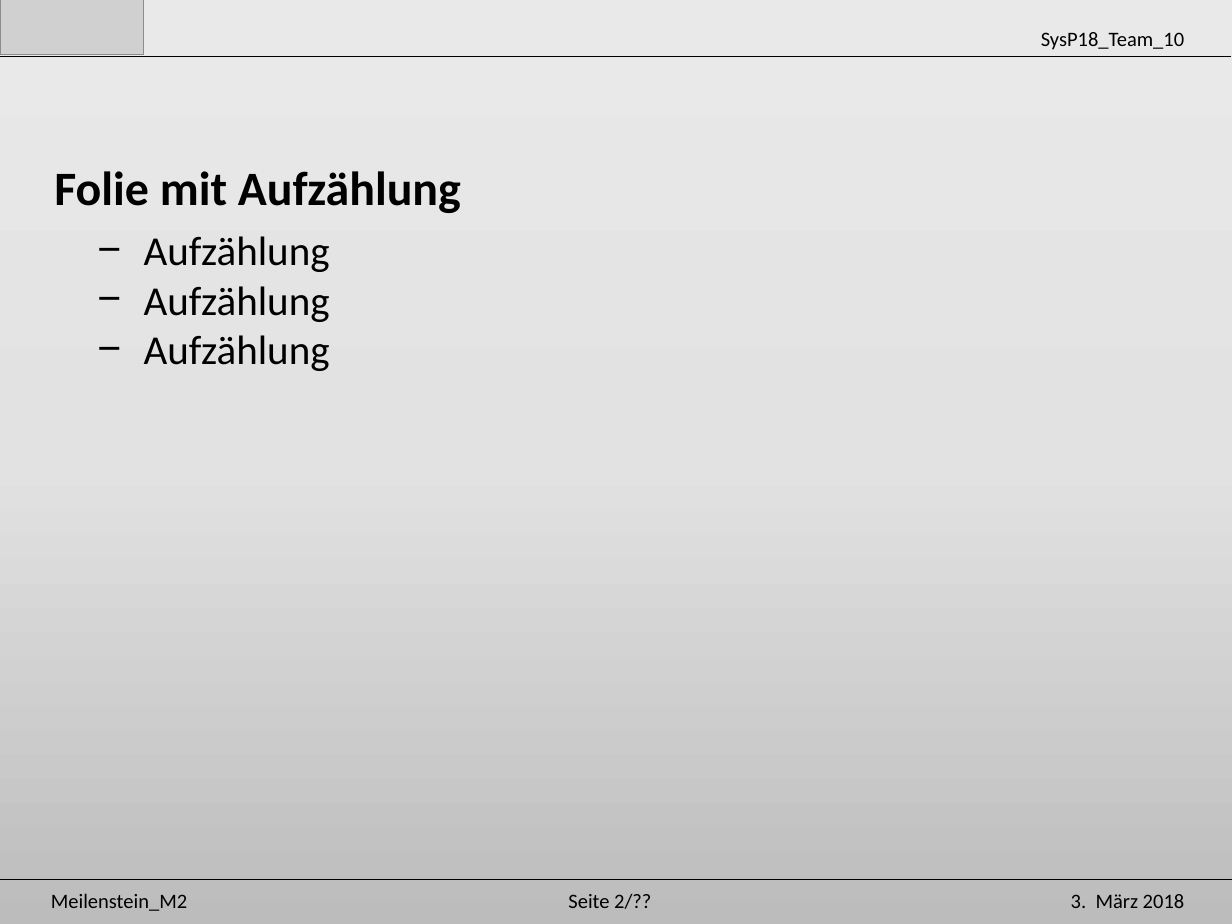
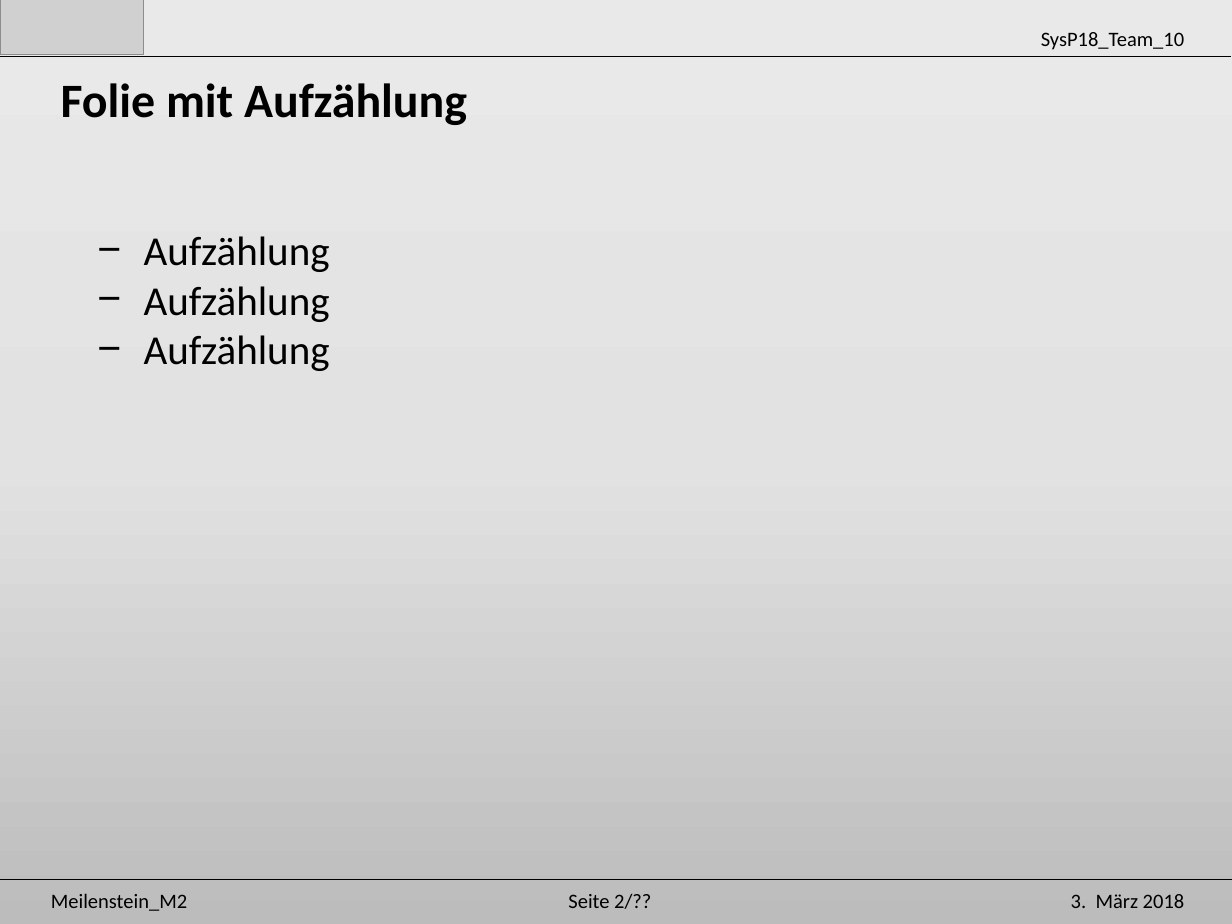
Before and after one commit to Unaqwyn/SysP18_1cv, a slide deck: slide 20 of 01_Organisation/02_Meilensteine/m2/Praesentation_m2.pptx (slide 3 before the commit). Drawn at 1232x924 pixels with LibreOffice and Linux fonts; fonts in the diff are those of the drawing; grey boxes stand for pictures. Boxes give left, top, right and bottom in pixels: in the first picture for what was removed or moved away, otherwise in the second. Text is boxed around its words. In the diff, an @@ line names an element or a change of style, - is before the commit and + after.

```diff
--- a/01_Organisation/02_Meilensteine/m2/Praesentation_m2.pptx
+++ b/01_Organisation/02_Meilensteine/m2/Praesentation_m2.pptx
@@ text "Folie mit Aufzählung": place and size @@
-text "Folie mit Aufzählung" at (54, 171, 461, 213)
+text "Folie mit Aufzählung" at (61, 83, 467, 125)
```
Also in this commit, not shown: 2 other slides changed, 17 slides added, 14 other files.
